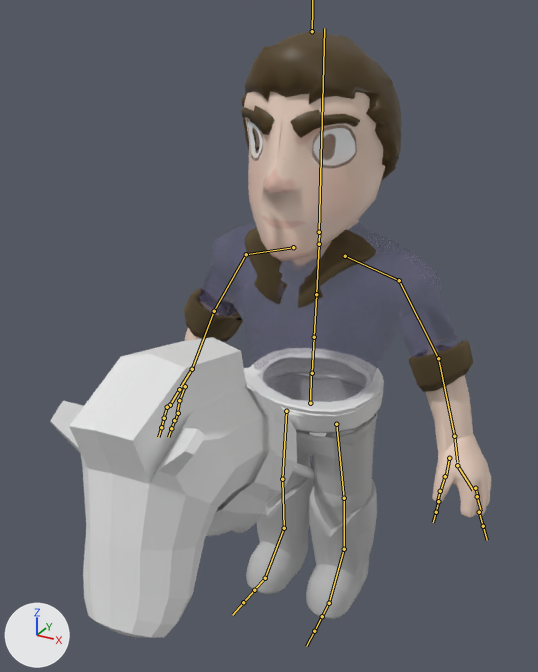
The FBX model Assets/Arts/Character/Pepe/PepeTroteRapidoJokerHorse.fbx as it was, and as the next commit left it.
The view is the same before and after, from a 50 mm lens placed at (1.5, -2.95, 3.12), pointed at (0.02, -0.26, 1.78). Every picture has the same lights, and +X, +Y and +Z are marked at lower left. The bones that bend it are drawn over the model as lines.

Objects in the first picture: 'JokerHorse', 'PEPE'.
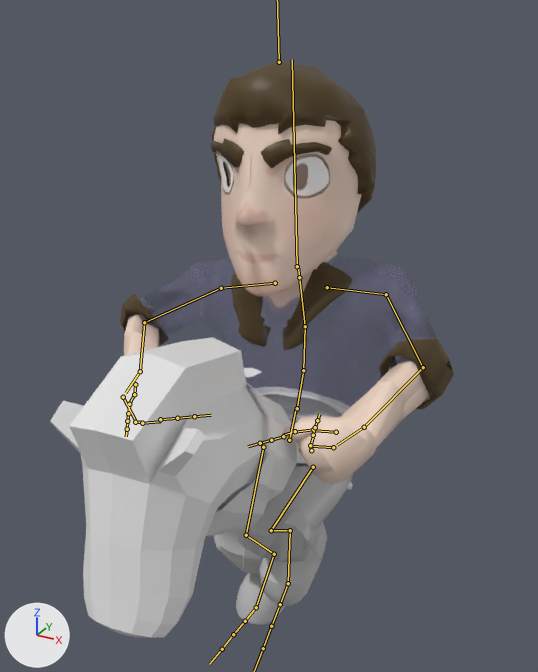
The newer file adds an action. The first version stands in its rest pose; the second is drawn at frame 2 of the action 'Armature|Armature|Armature|Armature|mixamo.com|Layer0.001'.

Where the change shows, as pixel boxes [x1, y1, x2, y2] in the pictures (538 x 672 px):
'PEPE', posed (9% wider): before [184, 30, 491, 619]; after [120, 61, 454, 625]
bone 'mixamorig:Hips', root to tip: before (310, 403) to (311, 373); after (289, 440) to (296, 408)
bone 'mixamorig:Spine', root to tip: before (312, 373) to (314, 337); after (297, 408) to (303, 370)
bone 'mixamorig:Spine1', root to tip: before (314, 337) to (316, 294); after (303, 370) to (305, 326)
bone 'mixamorig:Spine2', root to tip: before (316, 294) to (319, 244); after (305, 326) to (299, 277)
bone 'mixamorig:Head', root to tip: before (319, 232) to (324, 28); after (297, 266) to (292, 59)
bone 'mixamorig:LeftShoulder', root to tip: before (345, 256) to (399, 280); after (327, 287) to (386, 294)
bone 'mixamorig:LeftArm', root to tip: before (399, 280) to (438, 358); after (386, 294) to (423, 367)
bone 'mixamorig:LeftForeArm', root to tip: before (438, 358) to (454, 436); after (423, 367) to (364, 427)
bone 'mixamorig:LeftHand', root to tip: before (454, 436) to (457, 462); after (364, 427) to (337, 445)
bone 'mixamorig:LeftHandThumb1', root to tip: before (449, 458) to (446, 476); after (336, 432) to (313, 430)
bone 'mixamorig:LeftHandThumb2', root to tip: before (445, 476) to (440, 491); after (313, 429) to (295, 432)
bone 'mixamorig:LeftHandIndex1', root to tip: before (457, 465) to (473, 490); after (333, 447) to (310, 446)
bone 'mixamorig:LeftHandIndex2', root to tip: before (475, 488) to (478, 496); after (311, 450) to (310, 447)
bone 'mixamorig:RightShoulder', root to tip: before (293, 247) to (246, 254); after (275, 283) to (221, 288)
bone 'mixamorig:RightArm', root to tip: before (246, 254) to (214, 311); after (221, 288) to (144, 322)
bone 'mixamorig:RightForeArm', root to tip: before (214, 311) to (192, 369); after (144, 322) to (140, 371)
bone 'mixamorig:RightHand', root to tip: before (192, 369) to (181, 386); after (140, 371) to (125, 393)
bone 'mixamorig:RightHandThumb1', root to tip: before (185, 386) to (179, 400); after (135, 384) to (134, 394)
bone 'mixamorig:RightHandThumb2', root to tip: before (179, 400) to (177, 413); after (134, 394) to (128, 406)
bone 'mixamorig:RightHandThumb3', root to tip: before (178, 413) to (175, 421); after (129, 404) to (129, 411)
bone 'mixamorig:RightHandIndex1', root to tip: before (179, 389) to (170, 405); after (123, 397) to (136, 421)
bone 'mixamorig:RightHandIndex2', root to tip: before (170, 405) to (167, 408); after (135, 422) to (143, 422)
bone 'mixamorig:LeftUpLeg', root to tip: before (336, 424) to (344, 498); after (313, 467) to (271, 530)
bone 'mixamorig:LeftLeg', root to tip: before (344, 498) to (344, 549); after (271, 530) to (290, 530)
bone 'mixamorig:LeftFoot', root to tip: before (344, 549) to (329, 603); after (290, 530) to (288, 583)
bone 'mixamorig:RightUpLeg', root to tip: before (286, 411) to (282, 479); after (263, 447) to (246, 535)
bone 'mixamorig:RightLeg', root to tip: before (282, 479) to (284, 528); after (246, 535) to (274, 554)
bone 'mixamorig:RightFoot', root to tip: before (284, 528) to (265, 578); after (274, 554) to (256, 607)

What the commit changed:
Bone 'mixamorig:Hips' (bone_mixamorig_hips) moves from (0.0, 0.0, 0.0) to (0.0, -10.0, 24.0).
Bone 'mixamorig:Hips' (bone_mixamorig_hips) turns from (0, 0, 0) to (-14, -5, -3) degrees about its own x, y and z.
Bone 'mixamorig:Spine' (bone_mixamorig_spine) turns from (0, 0, 0) to (4, 1, 1) degrees about its own x, y and z.
Bone 'mixamorig:Spine1' (bone_mixamorig_spine1) turns from (0, 0, 0) to (9, 1, 4) degrees about its own x, y and z.
Bone 'mixamorig:Spine2' (bone_mixamorig_spine2) turns from (0, 0, 0) to (9, 1, 4) degrees about its own x, y and z.
Bone 'mixamorig:Head' (bone_mixamorig_head) turns from (0, 0, 0) to (-11, 1, -2) degrees about its own x, y and z.
Bone 'mixamorig:LeftShoulder' (bone_mixamorig_leftshoulder) turns from (0, 0, 0) to (-13, 0, 0) degrees about its own x, y and z.
Bone 'mixamorig:LeftArm' (bone_mixamorig_leftarm) turns from (0, 0, 0) to (-14, 33, 40) degrees about its own x, y and z.
Bone 'mixamorig:LeftForeArm' (bone_mixamorig_leftforearm) turns from (0, 0, 0) to (-10, 10, 46) degrees about its own x, y and z.
Bone 'mixamorig:LeftHand' (bone_mixamorig_lefthand) turns from (0, 0, 0) to (18, -55, 2) degrees about its own x, y and z.
Bone 'mixamorig:LeftHandThumb1' (bone_mixamorig_lefthandthumb1) turns from (0, 0, 0) to (0, 14, 17) degrees about its own x, y and z.
Bone 'mixamorig:LeftHandThumb2' (bone_mixamorig_lefthandthumb2) turns from (0, 0, 0) to (-15, -26, -7) degrees about its own x, y and z.
Bone 'mixamorig:LeftHandIndex1' (bone_mixamorig_lefthandindex1) turns from (0, 0, 0) to (56, -24, 45) degrees about its own x, y and z.
Bone 'mixamorig:LeftHandIndex2' (bone_mixamorig_lefthandindex2) turns from (0, 0, 0) to (10, 1, 9) degrees about its own x, y and z.
Bone 'mixamorig:RightShoulder' (bone_mixamorig_rightshoulder) turns from (0, 0, 0) to (-10, -5, -11) degrees about its own x, y and z.
Bone 'mixamorig:RightArm' (bone_mixamorig_rightarm) turns from (0, 0, 0) to (-34, -23, -15) degrees about its own x, y and z.
Bone 'mixamorig:RightForeArm' (bone_mixamorig_rightforearm) turns from (0, 0, 0) to (-5, -13, -72) degrees about its own x, y and z.
Bone 'mixamorig:RightHand' (bone_mixamorig_righthand) turns from (0, 0, 0) to (41, 44, 56) degrees about its own x, y and z.
Bone 'mixamorig:RightHandThumb1' (bone_mixamorig_righthandthumb1) turns from (0, 0, 0) to (2, -8, -8) degrees about its own x, y and z.
Bone 'mixamorig:RightHandThumb2' (bone_mixamorig_righthandthumb2) turns from (0, 0, 0) to (-8, 30, 21) degrees about its own x, y and z.
Bone 'mixamorig:RightHandThumb3' (bone_mixamorig_righthandthumb3) turns from (0, 0, 0) to (22, 17, -11) degrees about its own x, y and z.
Bone 'mixamorig:RightHandIndex1' (bone_mixamorig_righthandindex1) turns from (0, 0, 0) to (44, 7, -33) degrees about its own x, y and z.
Bone 'mixamorig:RightHandIndex2' (bone_mixamorig_righthandindex2) turns from (0, 0, 0) to (55, 27, -28) degrees about its own x, y and z.
Bone 'mixamorig:LeftUpLeg' (bone_mixamorig_leftupleg) turns from (0, 0, 0) to (75, -7, -1) degrees about its own x, y and z.
Bone 'mixamorig:LeftLeg' (bone_mixamorig_leftleg) turns from (0, 0, 0) to (-138, -7, 6) degrees about its own x, y and z.
Bone 'mixamorig:LeftFoot' (bone_mixamorig_leftfoot) turns from (0, 0, 0) to (12, 7, 7) degrees about its own x, y and z.
Bone 'mixamorig:RightUpLeg' (bone_mixamorig_rightupleg) turns from (0, 0, 0) to (11, 1, 8) degrees about its own x, y and z.
Bone 'mixamorig:RightLeg' (bone_mixamorig_rightleg) turns from (0, 0, 0) to (-61, -1, 2) degrees about its own x, y and z.
Bone 'mixamorig:RightFoot' (bone_mixamorig_rightfoot) turns from (0, 0, 0) to (30, -4, -6) degrees about its own x, y and z.
